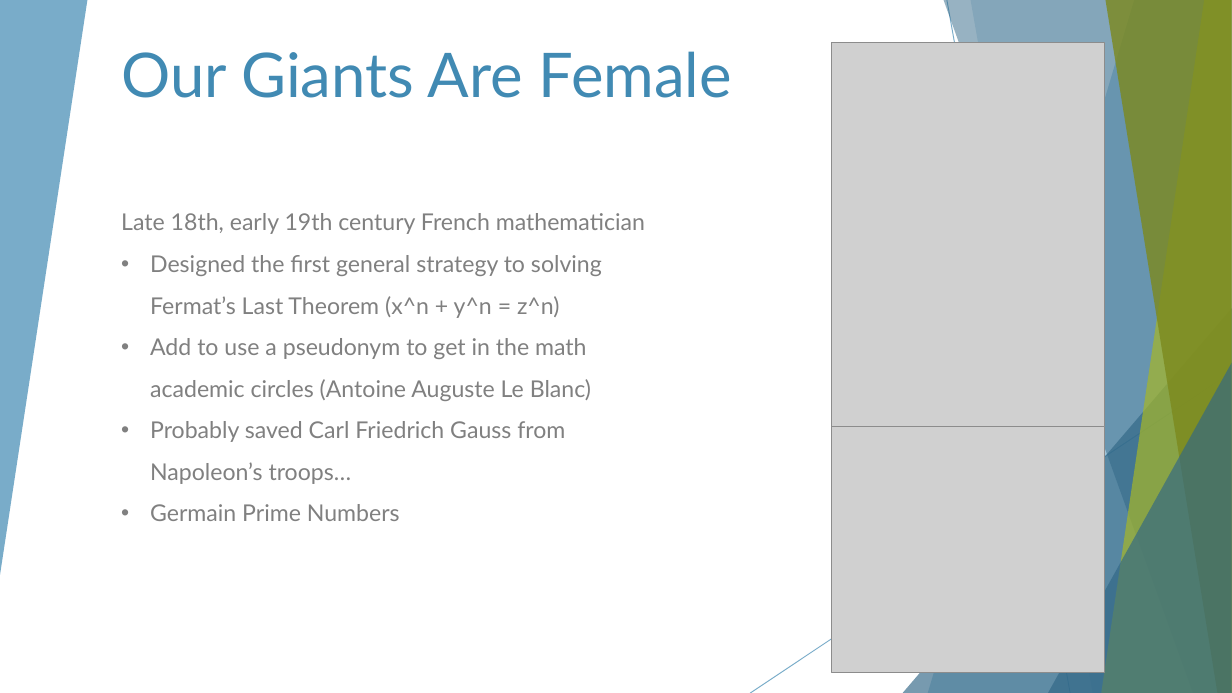
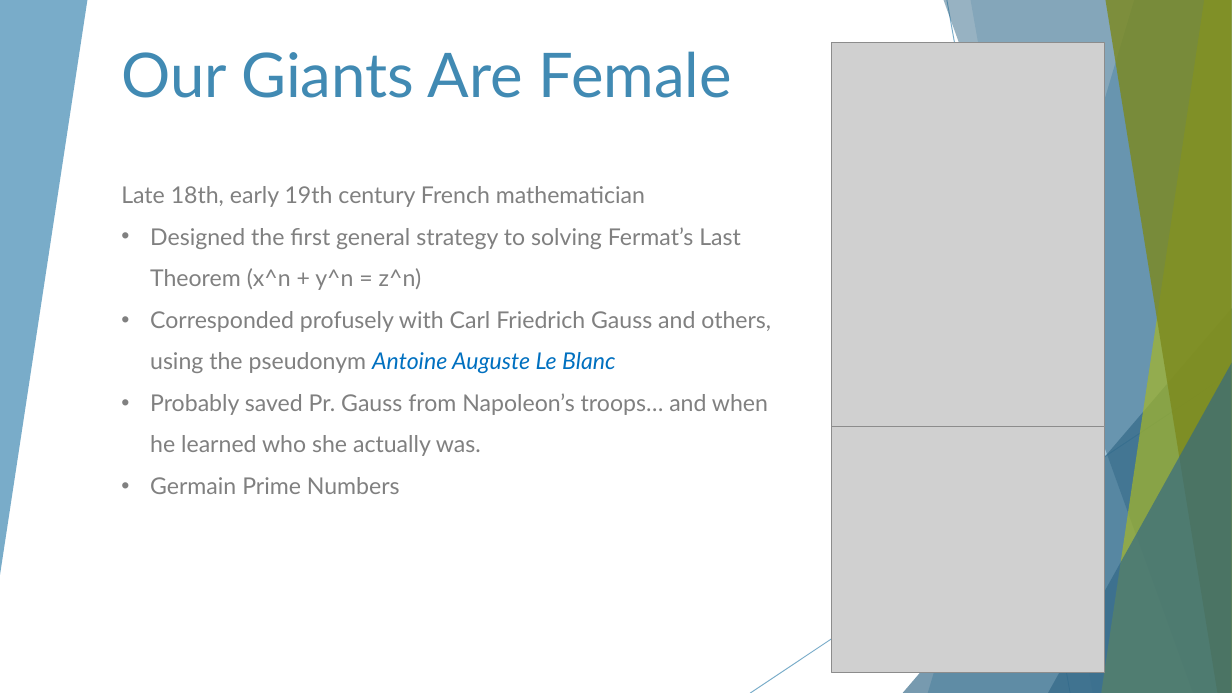
Before and after one commit to francois-normandin/mqtt-lv-py-demo, a slide deck: slide 3 of UKTAG 20210528 MQTT.pptx. Drawn at 1232x693 pixels with LibreOffice and Linux fonts; fonts in the diff are those of the drawing; grey boxes stand for pictures. Boxes give left, top, right and bottom in pixels: in the first picture for what was removed or moved away, otherwise in the second. Text is boxed around its words. In the diff, an @@ line names an element or a change of style, - is before the commit and + after.

Commit message:
fixed a typo and refined the bio for Sophie Germain

```diff
--- a/UKTAG 20210528 MQTT.pptx
+++ b/UKTAG 20210528 MQTT.pptx
@@ text "Late 18th, early 19th century ...": place and size @@
-text "Late 18th, early 19th century ..." at bbox=[121, 213, 645, 521]
+text "Late 18th, early 19th century ..." at bbox=[121, 186, 771, 494]
@@ text at bbox=[150, 311, 771, 456]: text changed @@
-• Add to use a pseudonym to get in the math academic circles (Antoine Auguste Le Blanc)
-• Probably saved Carl Friedrich Gauss from Napoleon’s troops…
+• Corresponded profusely with Carl Friedrich Gauss and others, using the pseudonym Antoine Auguste Le Blanc
+• Probably saved Pr. Gauss from Napoleon’s troops… and when he learned who she actually was.
```
